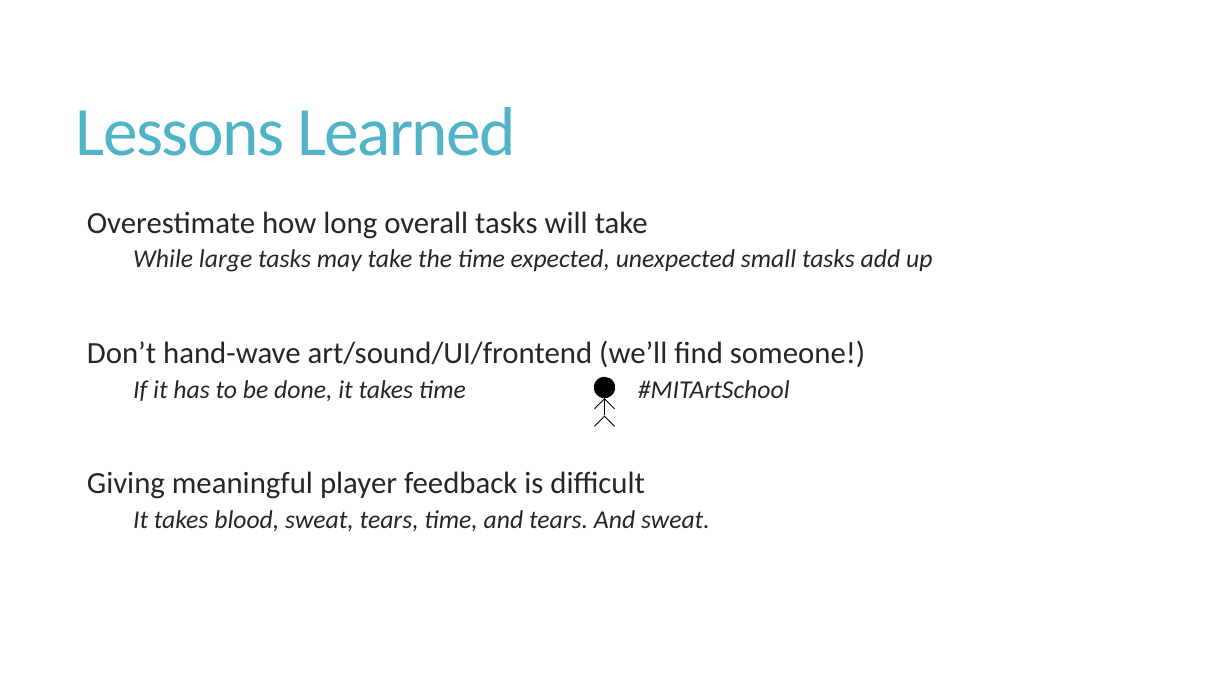
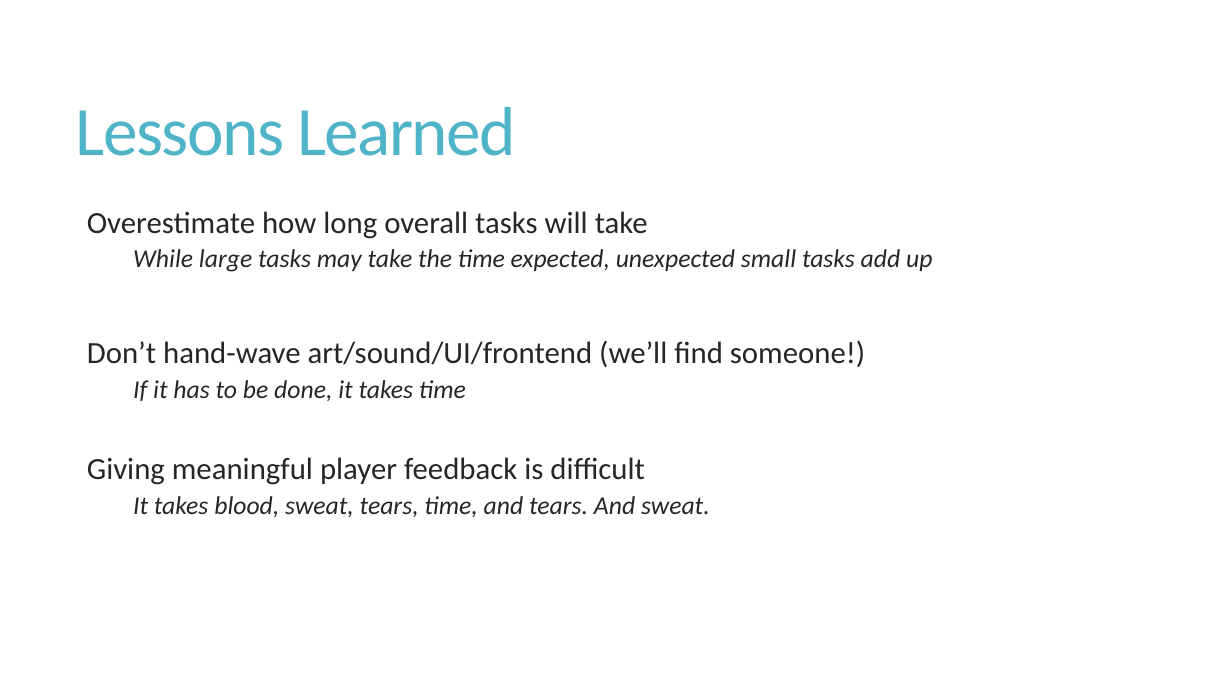
Before and after one commit to dvorak42/cigam, a slide deck: slide 6 of Final presentation slides.pptx. Drawn at 1232x693 pixels with LibreOffice and Linux fonts; fonts in the diff are those of the drawing. Boxes give left, top, right and bottom in pixels: in the first picture for what was removed or moved away, otherwise in the second. Text is boxed around its words. In the diff, an @@ line names an element or a change of style, - is before the commit and + after.

```diff
--- a/Final presentation slides.pptx
+++ b/Final presentation slides.pptx
@@ text at (133, 380, 466, 401): text changed @@
-      If it has to be done, it takes time #MITArtSchool
+      If it has to be done, it takes time
@@ ellipse removed at (594, 377, 615, 397) @@
@@ line removed from (604, 417) to (594, 426) @@
@@ line removed from (604, 399) to (594, 409) @@
@@ line removed from (604, 397) to (604, 415) @@
@@ line removed from (604, 416) to (615, 426) @@
@@ line removed from (604, 398) to (615, 409) @@
```
Also in this commit, not shown: 3 other slides changed, 7 slides added.
